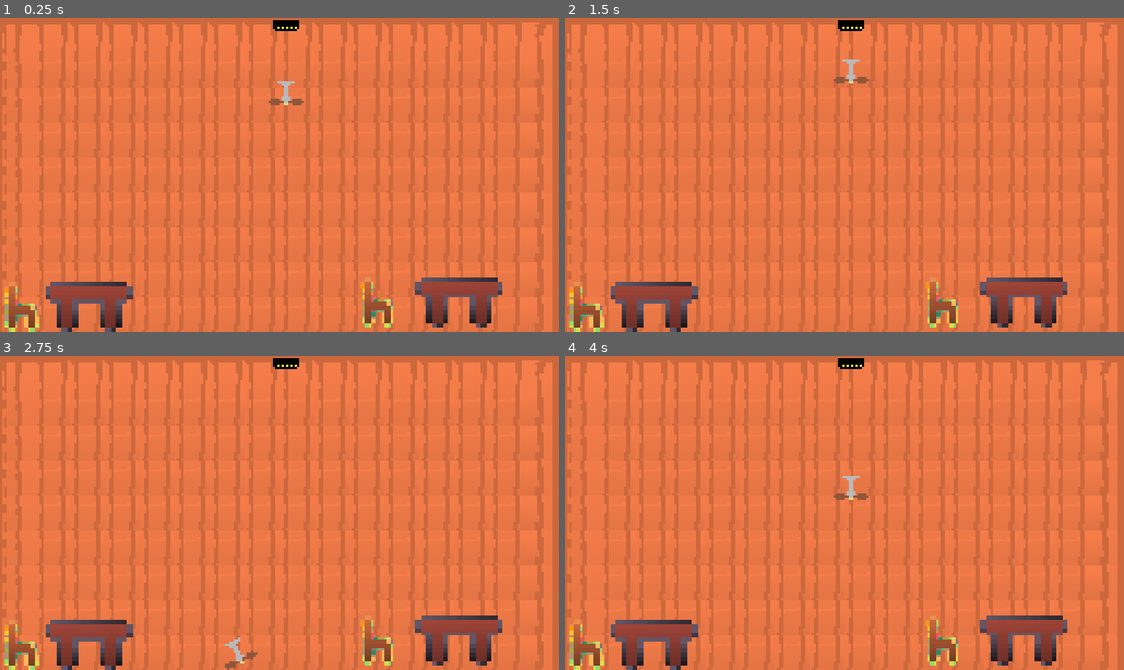
Above: before the commit, frames 1-4 (two rows, left to right).
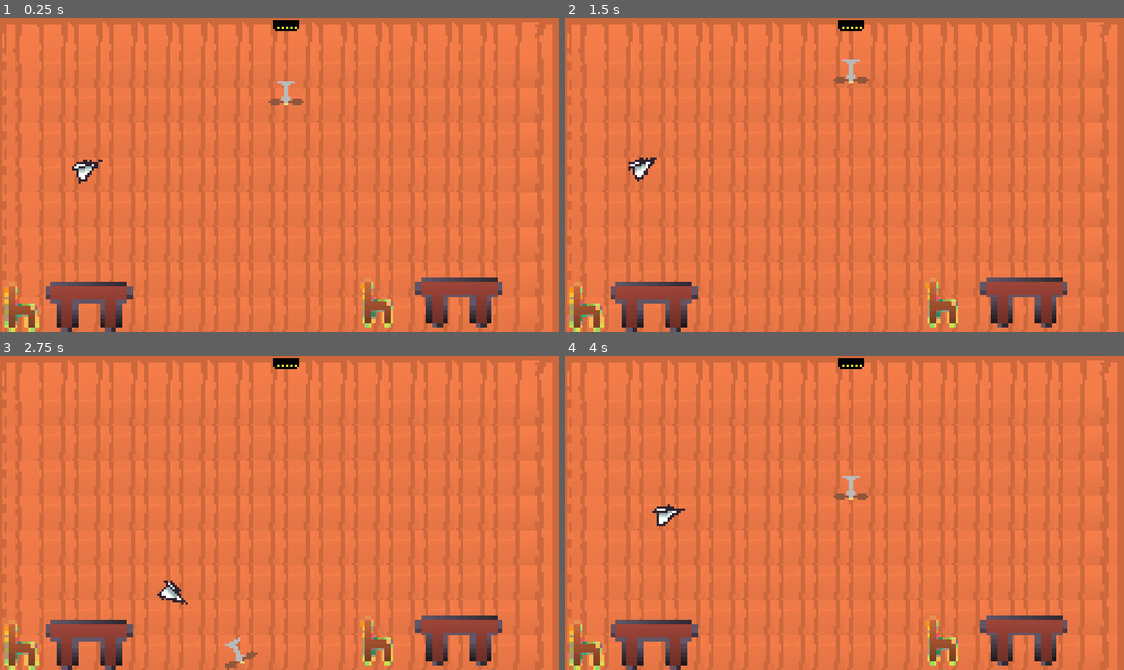
Above: after the commit, the same moments.

Repository: jreje/fan
Game: Godot game, scene res://Main.tscn
Same seed, same stepped clock (60 frames per second), same inputs: the game is played once before the commit and once after it.
Inputs:
- Up to frame 1 (0.25 s): no input
- Up to frame 2 (1.5 s): hold D (tilt_right) 0.53-1.25 s; hold Space (fly) 0.53-1.25 s; click "Restart" at 1.25 s
- Up to frame 3 (2.75 s): hold A (tilt_left) from 2.03 s (still down); tap Space (fly) at 2.1 s
- Up to frame 4 (4 s): release A (tilt_left) at 2.78 s; hold D (tilt_right) 2.78-3.5 s; hold Space (fly) 2.78-3.5 s; click "Restart" at 3.5 s

The runs differ from the first frame. In frame 1, 0.2% of the frame differs, in the area x 12-19%, y 45-53%; in frame 2, 0.2%, in the area x 11-17%, y 44-53%; in frame 3, 0.2%; in frame 4, 0.2%.

Commit message:
moving enemy

Diff:
--- a/Main.tscn
+++ b/Main.tscn
@@ -7,6 +7,7 @@
 [ext_resource type="PackedScene" uid="uid://yqglxjmwx3jg" path="res://level/destination_block/destination_block.tscn" id="4_fos0i"]
 [ext_resource type="PackedScene" uid="uid://yx0qca3h6vq0" path="res://level/obstacles/chair/chairscn.tscn" id="6_3dxm6"]
 [ext_resource type="PackedScene" uid="uid://woocu64r6rey" path="res://level/obstacles/table/table.tscn" id="7_lgr22"]
+[ext_resource type="PackedScene" uid="uid://cwvdl6pb413k8" path="res://plane.tscn" id="8_trn2v"]
 
 [sub_resource type="TileSetAtlasSource" id="TileSetAtlasSource_h2yge"]
 texture = ExtResource("2_1bvp3")
@@ -96,3 +97,6 @@
 
 [node name="chairscn2" parent="." unique_id=1170459740 instance=ExtResource("6_3dxm6")]
 position = Vector2(168, 122)
+
+[node name="plane" parent="." unique_id=1971907020 instance=ExtResource("8_trn2v")]
+position = Vector2(27, 66)
--- /dev/null
+++ b/area_2d.gd
@@ -0,0 +1,11 @@
+extends Area2D
+
+
+# Called when the node enters the scene tree for the first time.
+func _ready() -> void:
+	pass # Replace with function body.
+
+
+# Called every frame. 'delta' is the elapsed time since the previous frame.
+func _process(delta: float) -> void:
+	pass
--- a/level/obstacles/table/table.tscn
+++ b/level/obstacles/table/table.tscn
@@ -8,16 +8,16 @@
 
 [node name="table" type="StaticBody2D" unique_id=895405684]
 
+[node name="Table2" type="Area2D" parent="." unique_id=1623129056]
+script = ExtResource("2_v5i0k")
+
+[node name="killzone" type="CollisionShape2D" parent="Table2" unique_id=113265983]
+position = Vector2(36, 11.5)
+shape = SubResource("RectangleShape2D_8jgre")
+
 [node name="Table" type="Sprite2D" parent="." unique_id=441527875]
 position = Vector2(35, 9.5)
 scale = Vector2(2.5000002, 1.9375)
 texture = ExtResource("1_jd0nb")
 
-[node name="Area2D" type="Area2D" parent="." unique_id=1623129056]
-script = ExtResource("2_v5i0k")
-
-[node name="killzone" type="CollisionShape2D" parent="Area2D" unique_id=113265983]
-position = Vector2(36, 11.5)
-shape = SubResource("RectangleShape2D_8jgre")
-
-[connection signal="body_entered" from="Area2D" to="Area2D" method="_on_body_entered"]
+[connection signal="body_entered" from="Table2" to="Table2" method="_on_body_entered"]
--- /dev/null
+++ b/plane.tscn
@@ -0,0 +1,21 @@
+[gd_scene format=3 uid="uid://cwvdl6pb413k8"]
+
+[ext_resource type="Script" uid="uid://do8wh2xycauj2" path="res://planebody.gd" id="1_dpar4"]
+[ext_resource type="Texture2D" uid="uid://27y3hh8fvs3c" path="res://level/obstacles/plane.png" id="2_nqs3l"]
+
+[sub_resource type="RectangleShape2D" id="RectangleShape2D_nt6kf"]
+size = Vector2(4, 5)
+
+[node name="plane" type="Node2D" unique_id=1971907020]
+
+[node name="planebody" type="CharacterBody2D" parent="." unique_id=1264389308]
+script = ExtResource("1_dpar4")
+
+[node name="CollisionShape2D" type="CollisionShape2D" parent="planebody" unique_id=389682827]
+position = Vector2(-1, 0.5)
+shape = SubResource("RectangleShape2D_nt6kf")
+
+[node name="Sprite2D" type="Sprite2D" parent="planebody" unique_id=1842237863]
+position = Vector2(0.5, 0)
+scale = Vector2(0.9375, 1)
+texture = ExtResource("2_nqs3l")
--- /dev/null
+++ b/planebody.gd
@@ -0,0 +1,12 @@
+extends CharacterBody2D
+@onready var target = $"../../Player"
+
+var speed = 50
+const JUMP_VELOCITY = -400.0
+
+
+func _physics_process(delta: float) -> void:
+	var direction = (target.position - position).normalized()
+	velocity = direction * speed
+	look_at(target.position)
+	move_and_slide()
Not shown, added: area_2d.gd.uid
Not shown, added: planebody.gd.uid
